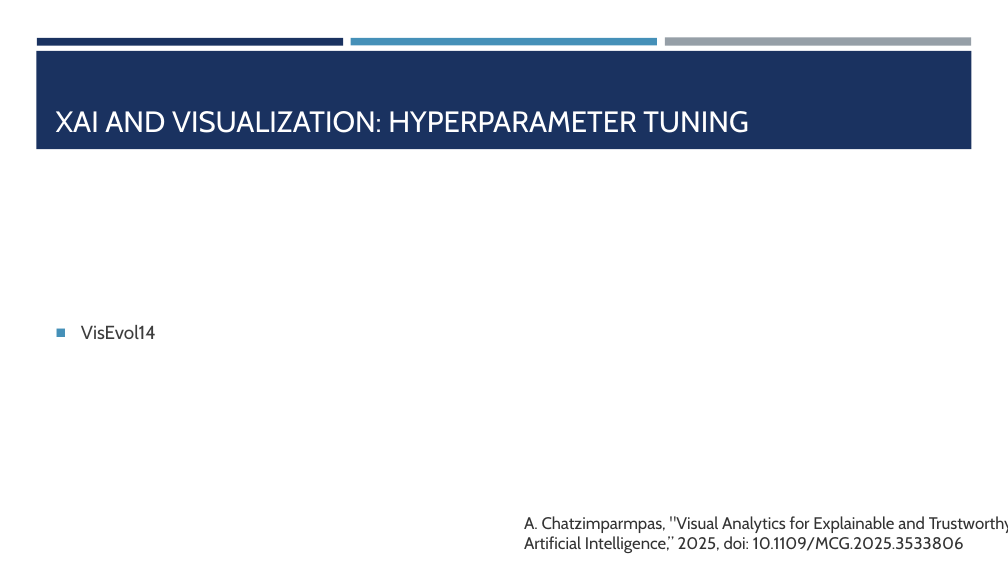
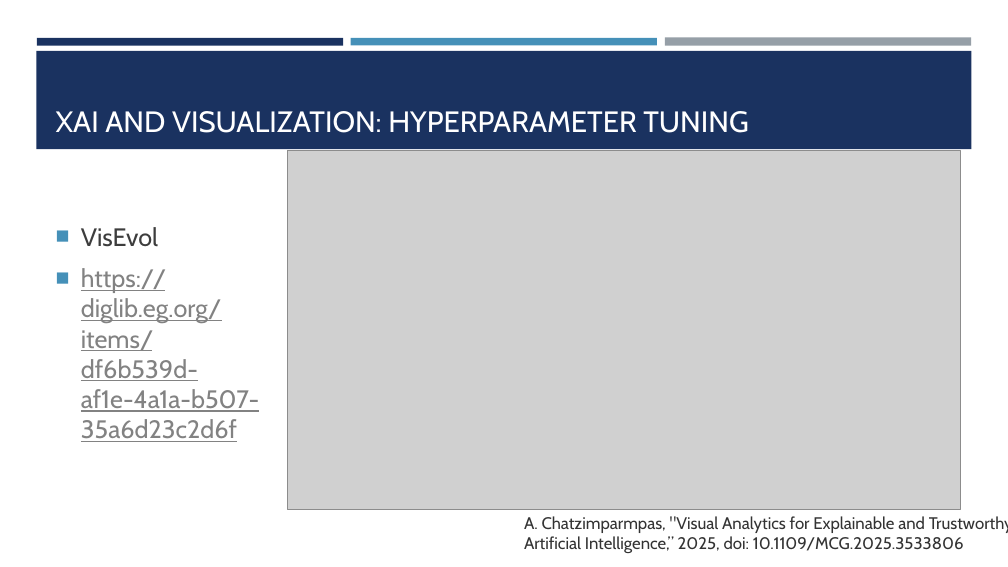
Before and after one commit to amosca01/SDS-CSC235, a slide deck: slide 10 of slides/17-XAI.pptx. Drawn at 1008x567 pixels with LibreOffice and Linux fonts; fonts in the diff are those of the drawing; grey boxes stand for pictures. Boxes give left, top, right and bottom in pixels: in the first picture for what was removed or moved away, otherwise in the second. Text is boxed around its words. In the diff, an @@ line names an element or a change of style, - is before the commit and + after.

```diff
--- a/slides/17-XAI.pptx
+++ b/slides/17-XAI.pptx
@@ picture added at (288,150,960,509) @@
@@ text at (81,227,259,442): text changed; size 18 to 24 pt; text colour #3D3D3D to #828282 @@
-■ VisEvol14
+■ VisEvol
+■ https://diglib.eg.org/items/df6b539d-af1e-4a1a-b507-35a6d23c2d6f
```
Also in this commit, not shown: 4 other slides changed, 1 slide added, 1 other file.
